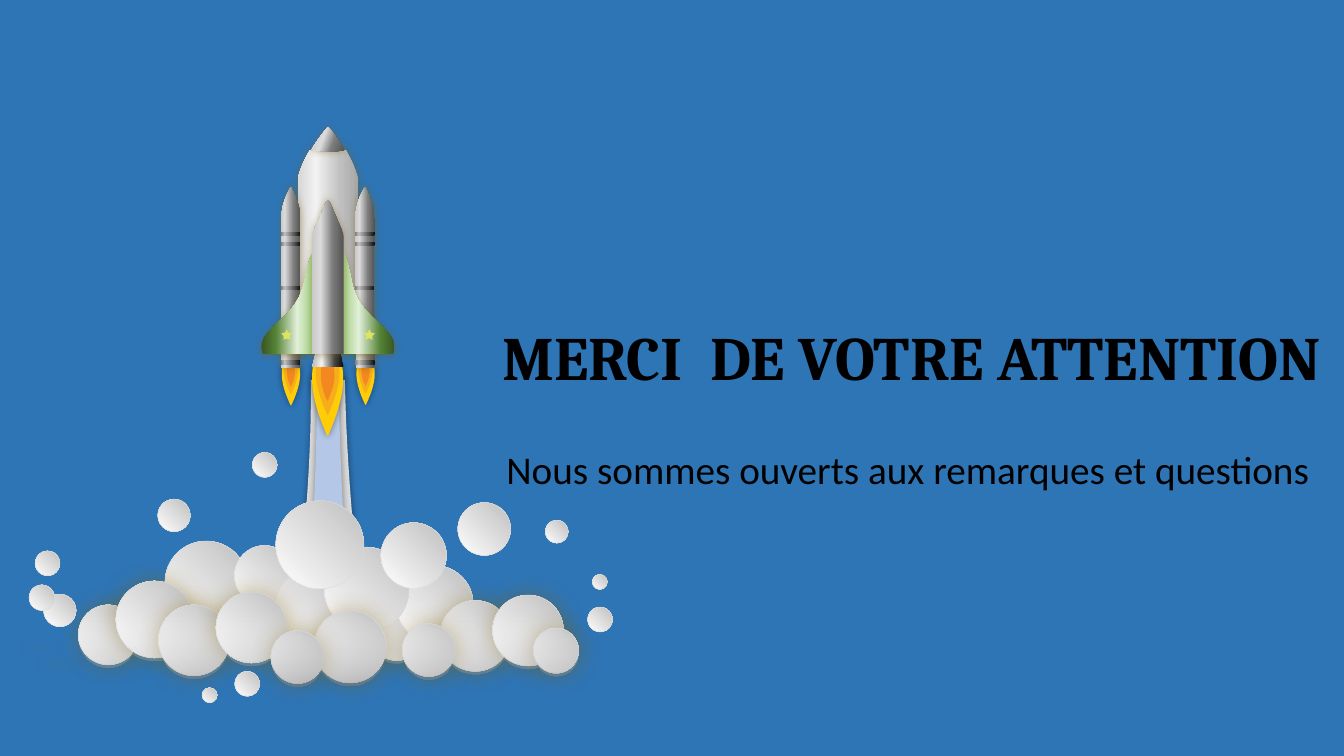
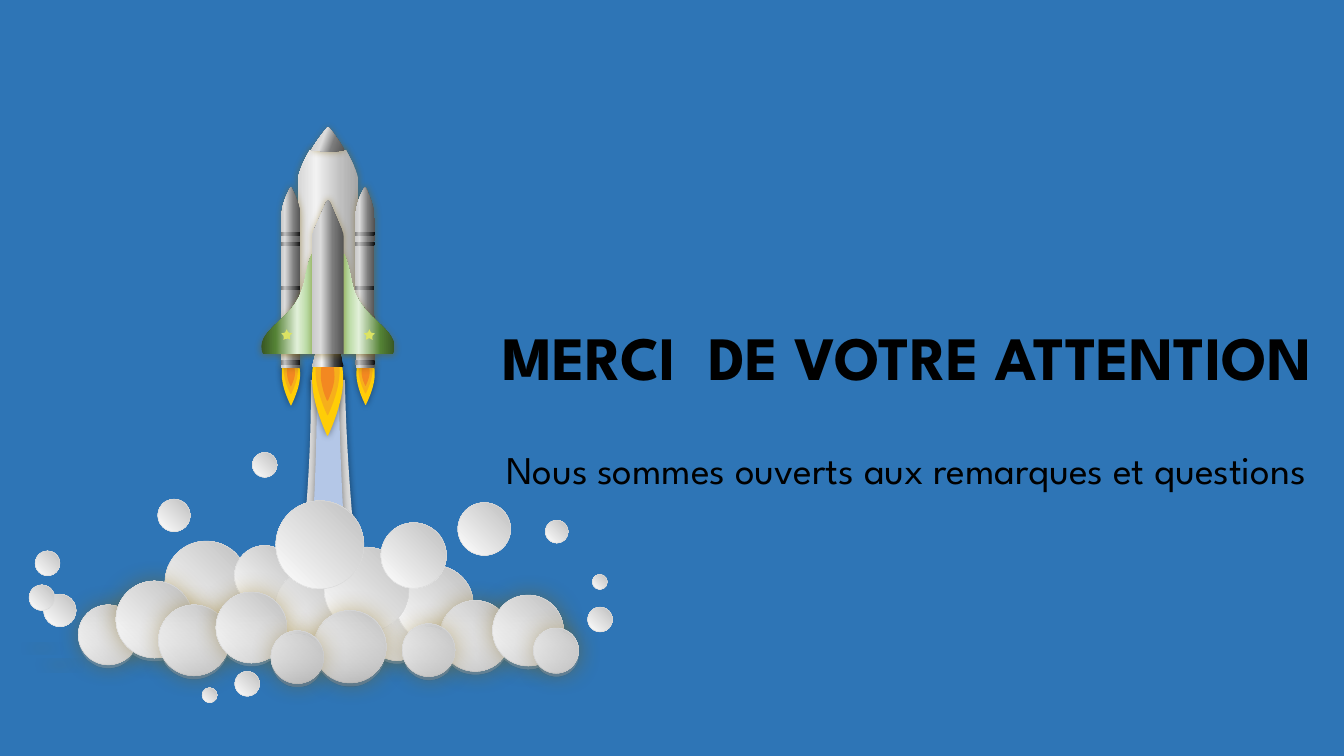
Before and after one commit to Claude127/stageX2, a slide deck: slide 26 of Presentation1.pptx. Drawn at 1344x756 pixels with LibreOffice and Linux fonts; fonts in the diff are those of the drawing. Boxes give left, top, right and bottom in pixels: in the first picture for what was removed or moved away, otherwise in the second. Text is boxed around its words. In the diff, an @@ line names an element or a change of style, - is before the commit and + after.

```diff
--- a/Presentation1.pptx
+++ b/Presentation1.pptx
@@ text "MERCI DE VOTRE ATTENTION" at <box>502,338,1312,381</box>: font Cambria to League Spartan @@
@@ text "Nous sommes ouverts aux remarques ..." at <box>506,458,1305,492</box>: font Calibri to League Spartan @@
```
Also in this commit, not shown: 25 other slides changed.
